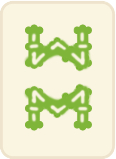
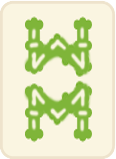
Layer changes from the first w=116, h=159 image to the second:
painted on "图层 22 拷贝" over [23, 15, 93, 144]
removed layer "图层 22" over [23, 15, 93, 75]
removed layer "图层 22 拷贝 2" over [23, 15, 93, 144]
